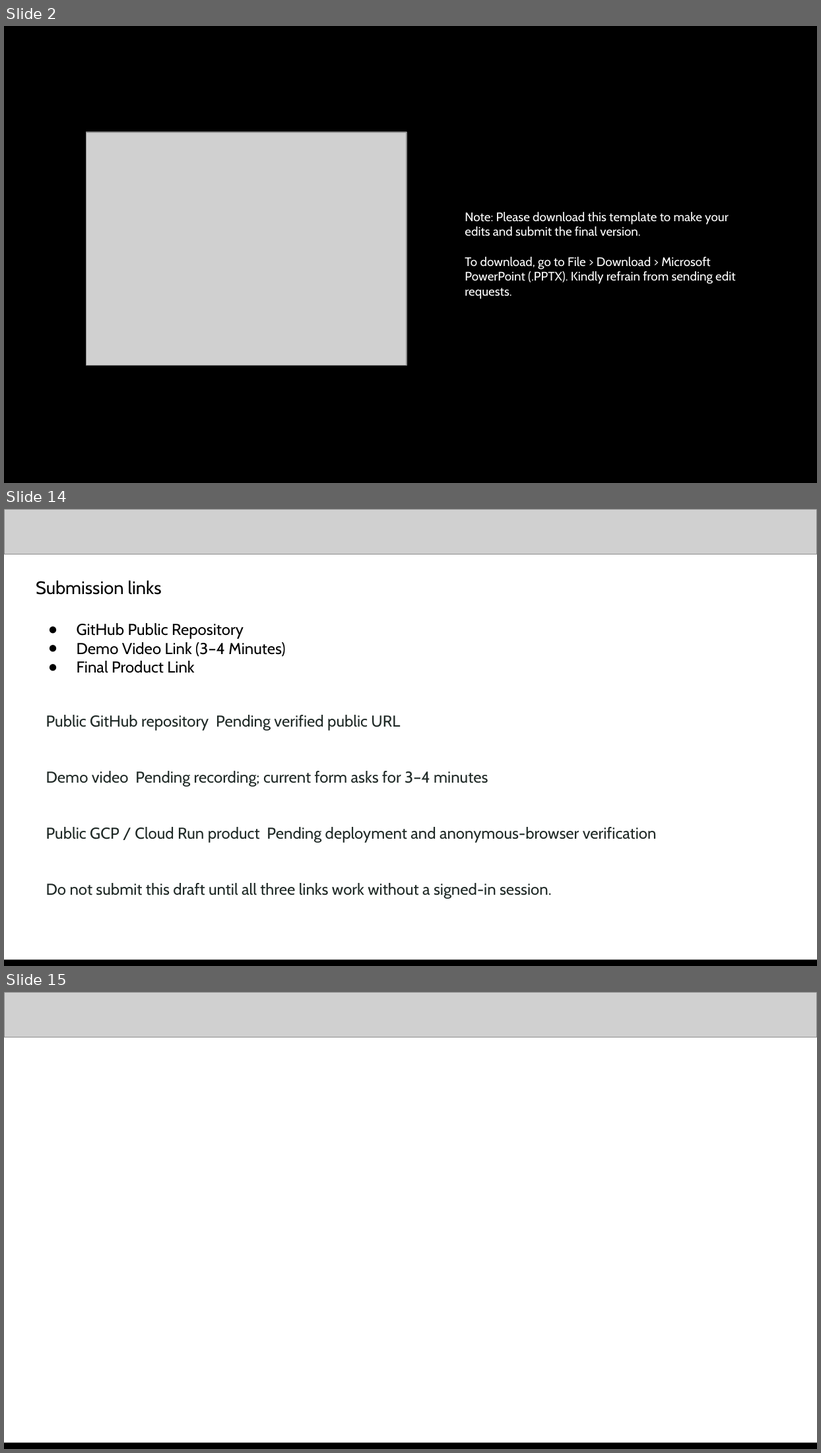
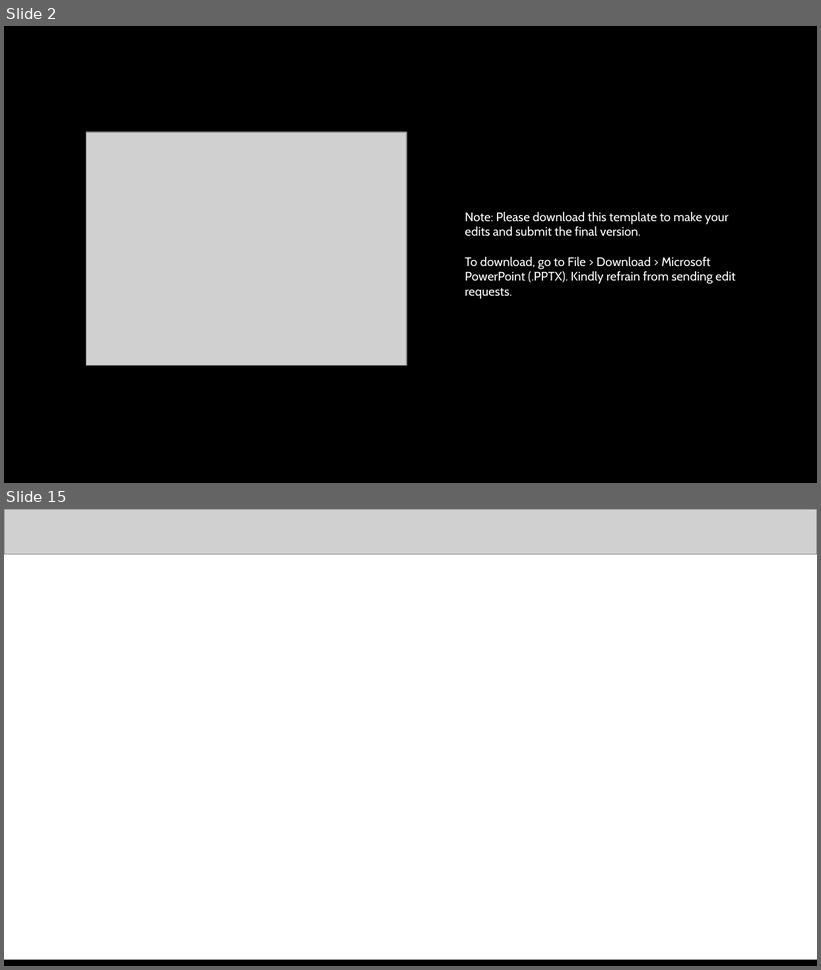
Before and after one commit to NikhilBudaniya/scamshield, a slide deck: artifacts/scamshield-hack2skill-submission.pptx. Shown one above the other, each under a label of ours: slides 2, 14 and 15 before the commit, slides 2 and 15 after it; the slides between them are not shown. The pictures are 821x1453 and 821x970 pixels, drawn with LibreOffice and Linux fonts; fonts in the diff are those of the drawing; grey boxes stand for pictures. Boxes give left, top, right and bottom in pixels: in the first picture for what was removed or moved away, otherwise in the second. Text is boxed around its words. In the diff, an @@ line names an element or a change of style, - is before the commit and + after.

Commit message:
Prepare verified hackathon deck and three-minute demo

```diff
--- a/artifacts/scamshield-hack2skill-submission.pptx
+++ b/artifacts/scamshield-hack2skill-submission.pptx
@@ slide 14 removed at box(4, 509, 817, 966), background #FFFFFF @@
@@ picture removed at box(4, 509, 817, 554) @@
@@ text removed at box(36, 580, 285, 673) @@
-Submission links
-● GitHub Public Repository
-● Demo Video Link (3–4 Minutes)
-● Final Product Link
@@ text removed at box(46, 715, 657, 899) @@
-Public GitHub repository Pending verified public URL
-Demo video Pending recording; current form asks for 3–4 minutes
-Public GCP / Cloud Run product Pending deployment and anonymous-browser verification
-Do not submit this draft until all three links work without a signed-in session.
@@ picture removed at box(4, 962, 817, 966) @@
@@ rectangle removed at box(4, 960, 817, 966) @@
```
Also in this commit, not shown: 7 slides changed, 5 slides added, 4 other slides removed, 28 other files.
